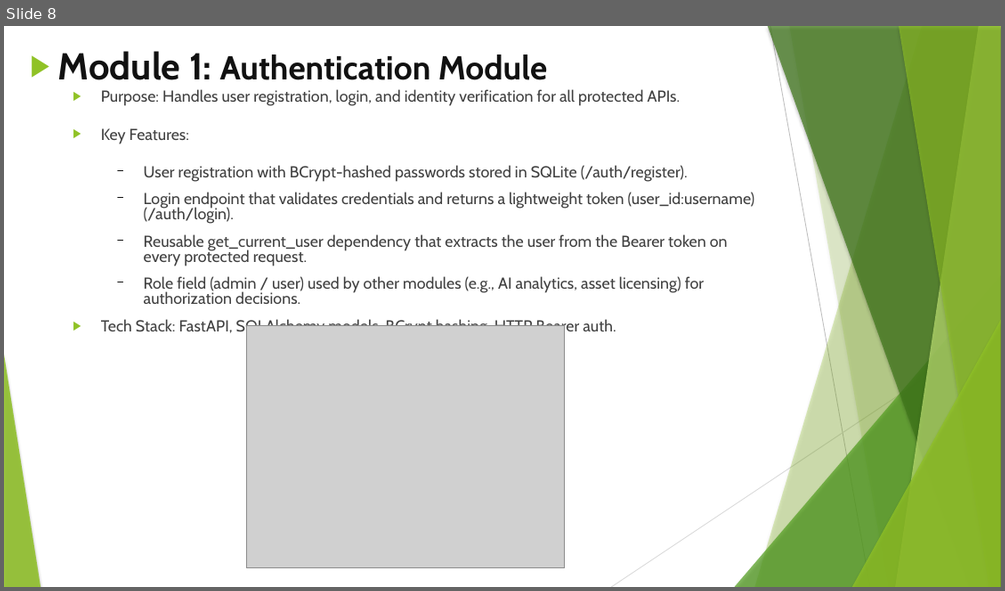
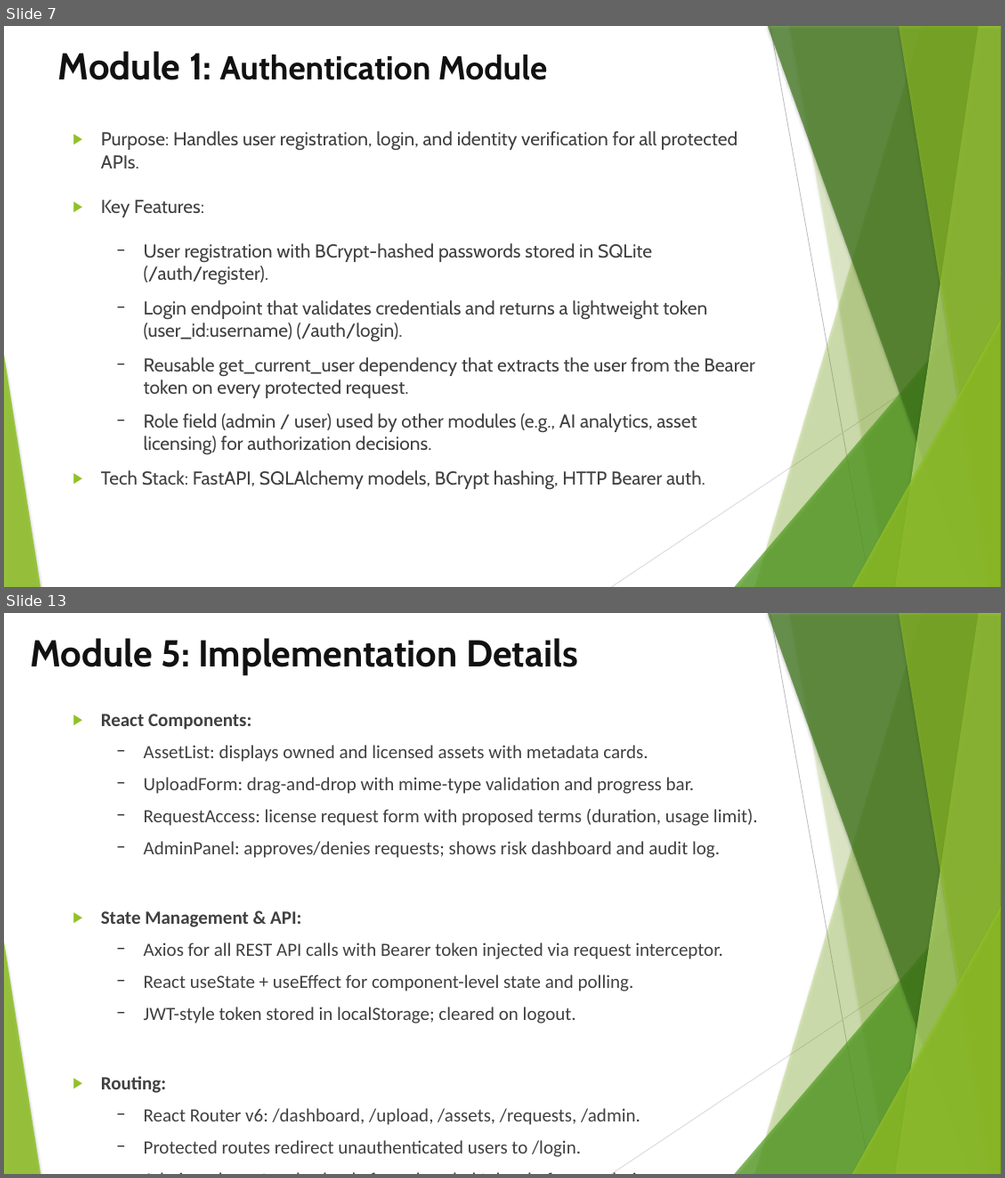
Before and after one commit to SridharanThangaraji/smartdrm-x, a slide deck: Team-2.pptx. Shown one above the other, each under a label of ours: slide 8 before the commit, slides 7 and 13 after it; the slides between them are not shown. The pictures are 1005x591 and 1005x1178 pixels, drawn with LibreOffice and Linux fonts; fonts in the diff are those of the drawing; grey boxes stand for pictures. Boxes give left, top, right and bottom in pixels: in the first picture for what was removed or moved away, otherwise in the second. Text is boxed around its words. In the diff, an @@ line names an element or a change of style, - is before the commit and + after.

```diff
--- a/Team-2.pptx
+++ b/Team-2.pptx
@@ slide 13 added at (4, 613, 1001, 1174), background #FFFFFF; not listed: 10 template elements that a slide beside it also shows @@
@@ title added at (30, 638, 578, 675), 36 pt, text #111111, bold @@
+Module 5: Implementation Details
@@ text added at (101, 714, 758, 1157), 18 pt, text #404040 @@
+▶ React Components:
+  − AssetList: displays owned and licensed assets with metadata cards.
+  − UploadForm: drag-and-drop with mime-type validation and progress bar.
+  − RequestAccess: license request form with proposed terms (duration, usage limit).
+  − AdminPanel: approves/denies requests; shows risk dashboard and audit log.
+▶ State Management & API:
+  − Axios for all REST API calls with Bearer token injected via request interceptor.
+  − React useState + useEffect for component-level state and polling.
+  − JWT-style token stored in localStorage; cleared on logout.
+▶ Routing:
+  − React Router v6: /dashboard, /upload, /assets, /requests, /admin.
+  − Protected routes redirect unauthenticated users to /login.
+  − Admin-only routes check role from decoded token before rendering.
@@ what was slide 8 is now slide 7 @@
@@ slide 7 changed as well @@
@@ title "Module 1: Authentication Module" at (58, 51, 547, 80): bullet ▶ to none @@
@@ text "Purpose: Handles user registration, login, ...": place and size @@
-text "Purpose: Handles user registration, login, ..." at (101, 89, 755, 336)
+text "Purpose: Handles user registration, login, ..." at (101, 131, 754, 489)
@@ text "Purpose: Handles user registration, login, ..." at (101, 131, 754, 489): size 15.3 to 18 pt; line spacing 0.8 to 1 @@
@@ picture removed at (246, 325, 565, 568) @@
```
Also in this commit, not shown: 8 other slides changed, 6 other slides added, 6 slides removed, 1 other file.
